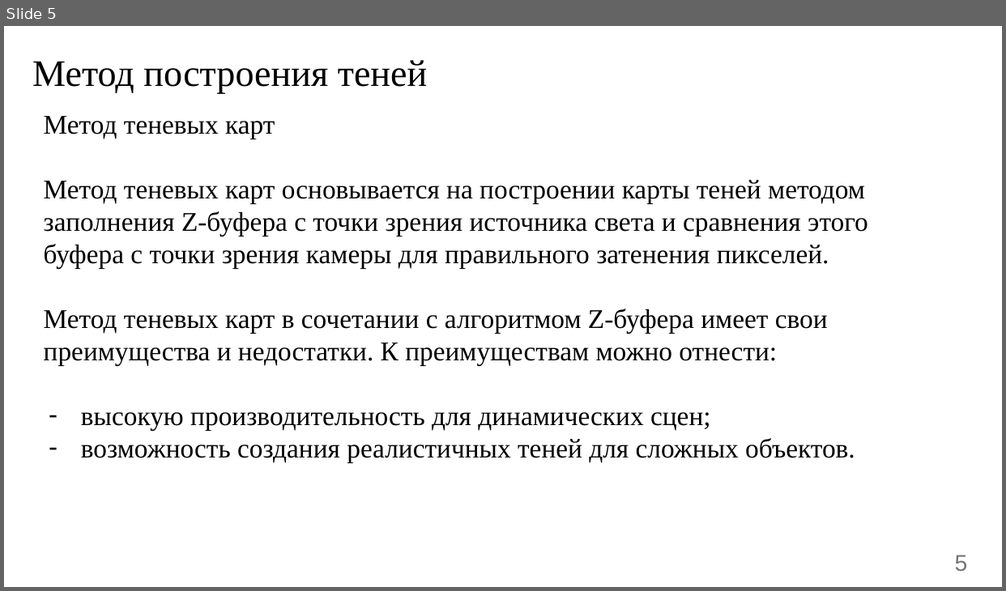
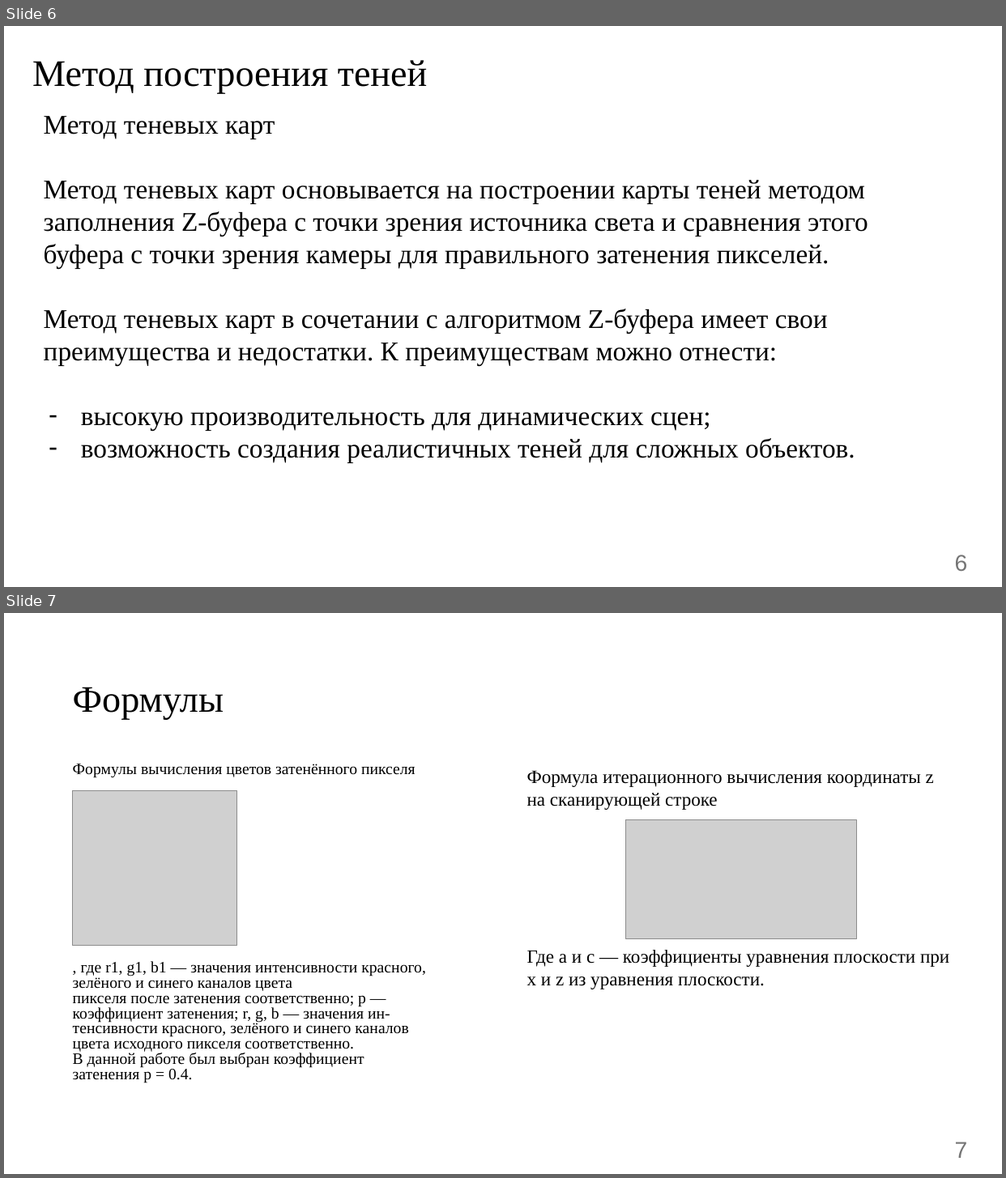
Before and after one commit to Danilado/IU7-CG-CW, a slide deck: docs/Presentation.pptx. Shown one above the other, each under a label of ours: slide 5 before the commit, slides 6 and 7 after it. The pictures are 1006x591 and 1006x1178 pixels, drawn with LibreOffice and Linux fonts; fonts in the diff are those of the drawing; grey boxes stand for pictures. Boxes give left, top, right and bottom in pixels: in the first picture for what was removed or moved away, otherwise in the second. Text is boxed around its words. In the diff, an @@ line names an element or a change of style, - is before the commit and + after.

```diff
--- a/docs/Presentation.pptx
+++ b/docs/Presentation.pptx
@@ slide 7 added at [4, 613, 1002, 1174], background #FFFFFF @@
@@ title added at [73, 687, 224, 719], 36 pt, text #000000 @@
+Формулы
@@ text added at [73, 764, 426, 1084], 15.3 pt, text #000000 @@
+Формулы вычисления цветов затенённого пикселя
+, где r1, g1, b1 — значения интенсивности красного, зелёного и синего каналов цвета
+пикселя после затенения соответственно; p — коэффициент затенения; r, g, b — значения ин-
+тенсивности красного, зелёного и синего каналов цвета исходного пикселя соответственно.
+В данной работе был выбран коэффициент затенения p = 0.4.
@@ text added at [527, 771, 949, 990], 18 pt, text #000000 @@
+Формула итерационного вычисления координаты z на сканирующей строке
+Где a и c — коэффициенты уравнения плоскости при x и z из уравнения плоскости.
@@ picture added at [73, 791, 236, 946] @@
@@ picture added at [625, 820, 857, 939] @@
@@ page number added at [955, 1142, 968, 1158], 22 pt, text #757575 @@
+7
@@ what was slide 5 is now slide 6 @@
@@ page number at [955, 555, 968, 571]: text changed @@
-5
+6
```
Also in this commit, not shown: 9 slides changed, 3 other slides added, 2 slides removed, 24 other files.
